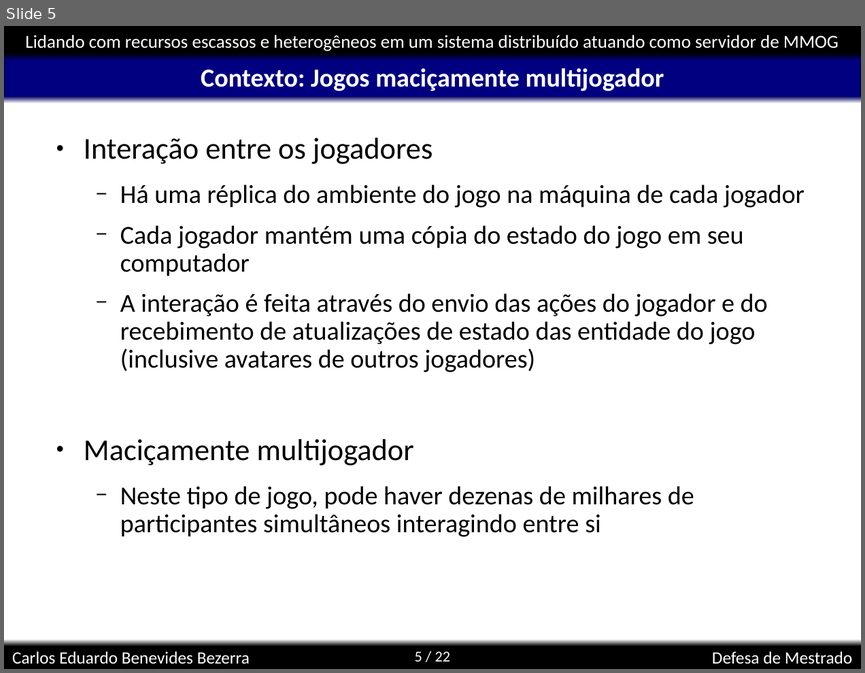
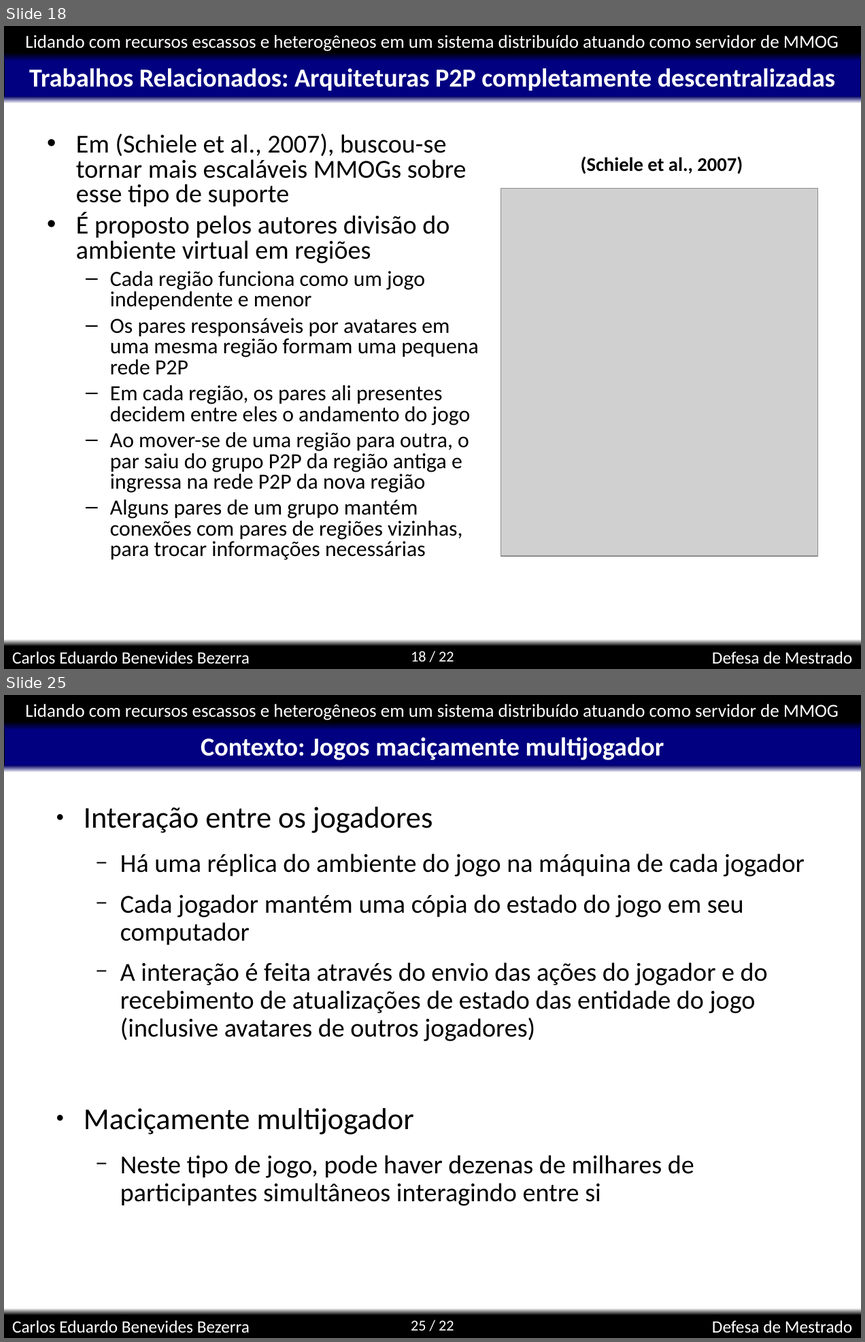
Before and after one commit to kdubezerra/kdubezerra, a slide deck: textos/dissertation/Diss_Defesa.ppt. Shown one above the other, each under a label of ours: slide 5 before the commit, slides 18 and 25 after it; the slides between them are not shown. The pictures are 865x673 and 865x1342 pixels, drawn with LibreOffice and Linux fonts; fonts in the diff are those of the drawing; grey boxes stand for pictures; background and template pictures are left out. Boxes give left, top, right and bottom in pixels: in the first picture for what was removed or moved away, otherwise in the second. Text is boxed around its words. In the diff, an @@ line names an element or a change of style, - is before the commit and + after.

```diff
--- a/textos/dissertation/Diss_Defesa.ppt
+++ b/textos/dissertation/Diss_Defesa.ppt
@@ slide 18 added at (4, 26, 861, 669), background #FFFFFF; not listed: 8 template elements that a slide beside it also shows @@
@@ title added at (29, 68, 835, 91), 24 pt, text #FFFFFF, bold @@
+Trabalhos Relacionados: Arquiteturas P2P completamente descentralizadas
@@ text added at (76, 133, 479, 560), 20 pt, text #000000 @@
+• Em (Schiele et al., 2007), buscou-se tornar mais escaláveis MMOGs sobre esse tipo de suporte
+• É proposto pelos autores divisão do ambiente virtual em regiões
+  – Cada região funciona como um jogo independente e menor
+  – Os pares responsáveis por avatares em uma mesma região formam uma pequena rede P2P
+  – Em cada região, os pares ali presentes decidem entre eles o andamento do jogo
+  – Ao mover-se de uma região para outra, o par saiu do grupo P2P da região antiga e ingressa na rede P2P da nova região
+  – Alguns pares de um grupo mantém conexões com pares de regiões vizinhas, para trocar informações necessárias
@@ text added at (581, 157, 742, 174), 18 pt, text #000000, bold @@
+(Schiele et al., 2007)
@@ picture added at (501, 189, 818, 556) @@
@@ what was slide 5 is now slide 25 @@
@@ page number at (411, 1320, 454, 1330): text changed @@
-5 / 22
+25 / 22
```
Also in this commit, not shown: 5 slides changed, 23 other slides added, 7 slides removed, 19 other files.
